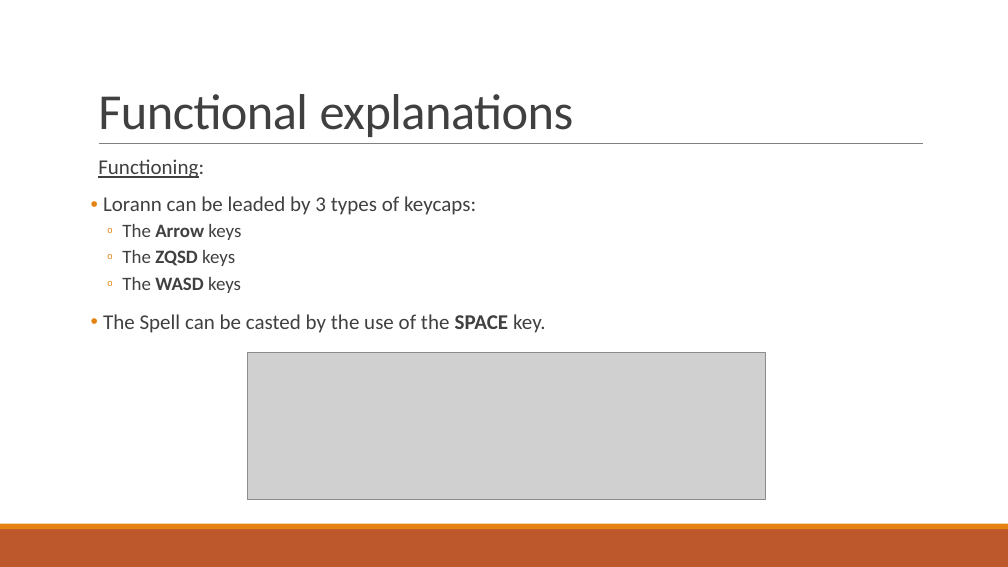
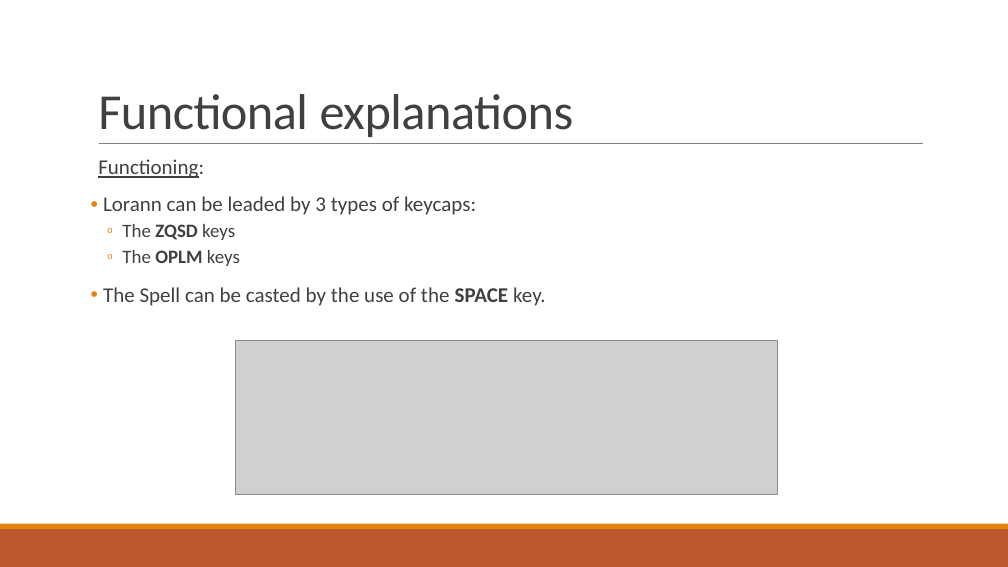
Before and after one commit to Studisys/Lorann-Java-Project----Exia-CESI-A1, a slide deck: slide 12 of Deliverables/Lorann - PowerPoint.pptx. Drawn at 1008x567 pixels with LibreOffice and Linux fonts; fonts in the diff are those of the drawing; grey boxes stand for pictures. Boxes give left, top, right and bottom in pixels: in the first picture for what was removed or moved away, otherwise in the second. Text is boxed around its words. In the diff, an @@ line names an element or a change of style, - is before the commit and + after.

Commit message:
ppt again

```diff
--- a/Deliverables/Lorann - PowerPoint.pptx
+++ b/Deliverables/Lorann - PowerPoint.pptx
@@ text at (x1=122, y1=224, x2=241, y2=240): paragraph removed @@
-  o The Arrow keys
@@ text at (x1=122, y1=250, x2=240, y2=266): text changed @@
-  o The WASD keys
+  o The OPLM keys
@@ picture resized from (x1=248, y1=352, x2=765, y2=499) to (x1=235, y1=340, x2=778, y2=495) @@
```
